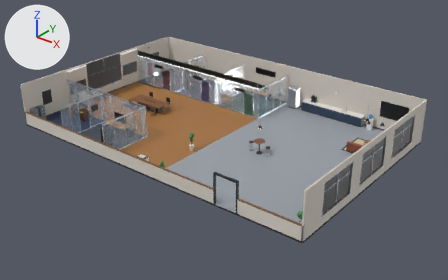
Two versions of the glTF model public/floor/office.glb, one commit apart.
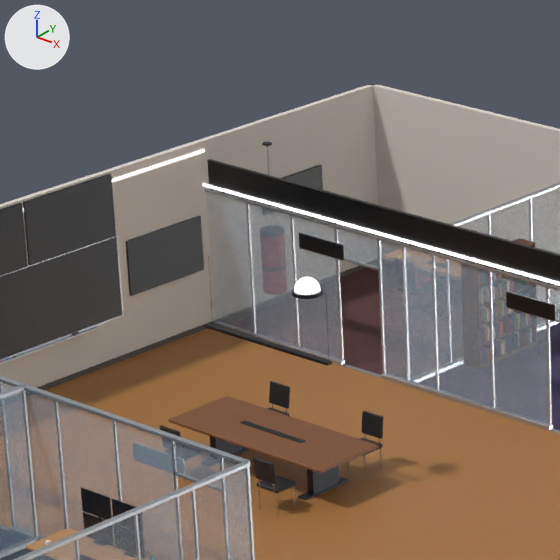
The first picture shows the older version from a camera (50 mm lens) standing at (30.0, -35.8, 22.2) and looking at (1.0, 0.5, -0.3). The close-ups show the older and then the newer version on the part from 22% to 45% of the width and 8% to 45% of the height of that picture. Only the edits that show in the close-ups are written down. The axes (+X, +Y, +Z) are drawn at upper left. The lights are the same throughout. Where no turn or scale is listed for an object, it has been applied to the vertices. Vertices at exactly the same position are counted once.

Names of what the first close-up shows: 'beacon_urgency', 'bullpen', 'ext_north', 'ext_west', 'front_back_row', 'front_front_row', 'geo_alarm_mount', 'marquee', 'part_jax_nova', 'part_sterling_vince', 'part_vince_alcove', 'table_war', 'tv_chart_QQQ', 'whiteboard' and 32 more.
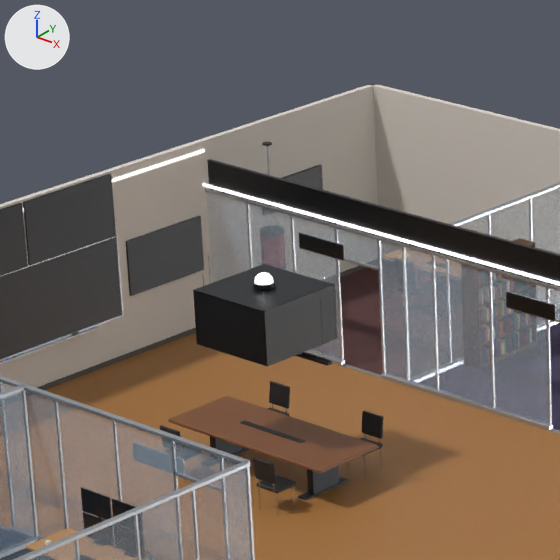
Edits to the bpy script that builds the scene:
```text
Change me_geo_mesh_beacon_urgency:
    remove me_geo_mesh_beacon_urgency.from_pydata(...)  # 161 vertices, 318 faces; spans x -0.22..0.22, y -0.22..0.22, z 0.0..0.22
    add me_geo_mesh_beacon_urgency.from_pydata(...)  # 161 vertices, 318 faces; spans x -0.16..0.16, y -0.16..0.16, z 0.0..0.16
    me_geo_mesh_beacon_urgency part 1: the whole mesh is scaled about the mesh origin by 0.727
Add me_geo_mesh_jumbo_s:
    me_geo_mesh_jumbo_s.from_pydata([(-0.8, 0.0, -0.45), (0.8, 0.0, -0.45), (0.8, 0.0, 0.45), (-0.8, 0.0, 0.45)], [], [(0, 1, 2), (0, 2, 3)])
    me_geo_mesh_jumbo_s.materials.append(mat_scr_jumbo_s)  # black #05070c
Add me_geo_mesh_jumbo_e:
    me_geo_mesh_jumbo_e.from_pydata([(0.0, -0.8, -0.45), (0.0, 0.8, -0.45), (0.0, 0.8, 0.45), (0.0, -0.8, 0.45)], [], [(0, 1, 2), (0, 2, 3)])
    me_geo_mesh_jumbo_e.materials.append(mat_scr_jumbo_e)  # black #05070c
Change ob_beacon_urgency:
    ob_beacon_urgency.location: (-7.0, 1.0, 3.5) -> (-8.0, 1.0, 3.42)
Change ob_geo_alarm_mount:
    ob_geo_alarm_mount.location: (-7.0, 1.0, 3.5) -> (-8.0, 1.0, 3.42)
Add ob_geo_housing_jumbo_n:
    ob_geo_housing_jumbo_n = bpy.data.objects.new('geo_housing_jumbo_N', me_geo_mesh_geo_housing_jumbo_n)  # 56 vertices, 92 faces; spans x -0.82..0.82, y -0.04..0.0, z -0.47..0.47; in mat_tv_black (black #0b0c0f)
    ob_geo_housing_jumbo_n.location = (-8.0, 1.82, 2.85)
Add ob_geo_housing_jumbo_s:
    ob_geo_housing_jumbo_s = bpy.data.objects.new('geo_housing_jumbo_S', me_geo_mesh_geo_housing_jumbo_s)  # 56 vertices, 92 faces; spans x -0.82..0.82, y 0.0..0.04, z -0.47..0.47; in mat_tv_black (black #0b0c0f)
    ob_geo_housing_jumbo_s.location = (-8.0, 0.18, 2.85)
Add ob_jumbo_s:
    ob_jumbo_s = bpy.data.objects.new('jumbo_S', me_geo_mesh_jumbo_s)
    ob_jumbo_s.location = (-8.0, 0.18, 2.85)
Add ob_geo_housing_jumbo_w:
    ob_geo_housing_jumbo_w = bpy.data.objects.new('geo_housing_jumbo_W', me_geo_mesh_geo_housing_jumbo_w)  # 56 vertices, 92 faces; spans x 0.0..0.04, y -0.82..0.82, z -0.47..0.47; in mat_tv_black (black #0b0c0f)
    ob_geo_housing_jumbo_w.location = (-8.82, 1.0, 2.85)
Add ob_geo_housing_jumbo_e:
    ob_geo_housing_jumbo_e = bpy.data.objects.new('geo_housing_jumbo_E', me_geo_mesh_geo_housing_jumbo_e)  # 56 vertices, 92 faces; spans x -0.04..0.0, y -0.82..0.82, z -0.47..0.47; in mat_tv_black (black #0b0c0f)
    ob_geo_housing_jumbo_e.location = (-7.18, 1.0, 2.85)
Add ob_jumbo_e:
    ob_jumbo_e = bpy.data.objects.new('jumbo_E', me_geo_mesh_jumbo_e)
    ob_jumbo_e.location = (-7.18, 1.0, 2.85)
Add ob_jumbo_frame:
    ob_jumbo_frame = bpy.data.objects.new('jumbo_frame', me_geo_mesh_jumbo_frame)  # 264 vertices, 592 faces; spans x -0.82..0.82, y -0.82..0.82, z 0.0..1.23; in mat_tv_black (black #0b0c0f), mat_metal_dark (dark grey #2a2d33), mat_chrome (light grey #d4d8dd)
    ob_jumbo_frame.location = (-8.0, 1.0, 2.37)
```

Location of each change, (x1, y1, x2, y2) in pixels of the close-ups (560 x 560 px):
'jumbo_E', added: after (266, 287, 336, 364)
'jumbo_S', added (black): after (195, 292, 266, 364)
'jumbo_frame', added: after (194, 252, 336, 367)
'beacon_urgency', moved, rescaled (25% narrower, 26% shorter): before (294, 277, 321, 295); after (254, 272, 274, 285)
'geo_housing_jumbo_E', added: after (263, 285, 338, 366)
'geo_housing_jumbo_S', added: after (194, 290, 269, 366)
'geo_alarm_mount', moved: before (292, 287, 323, 299); after (253, 279, 276, 289)
'geo_housing_jumbo_W', added: after (193, 290, 199, 343)
'geo_housing_jumbo_N', added: after (333, 286, 338, 339)
